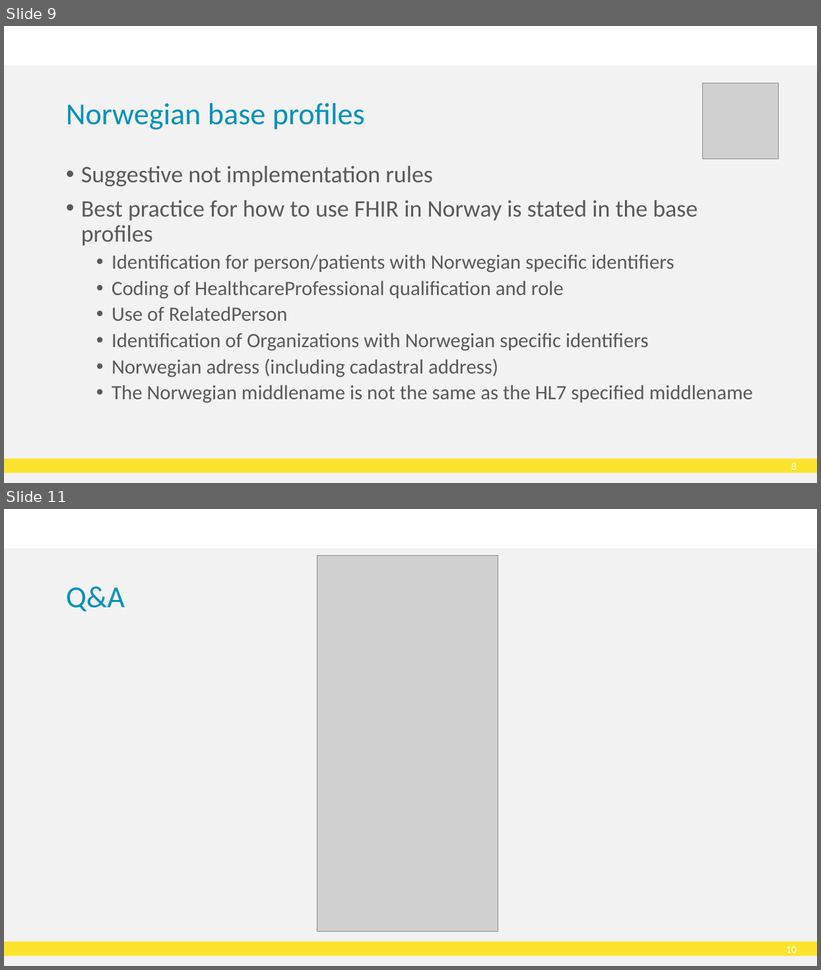
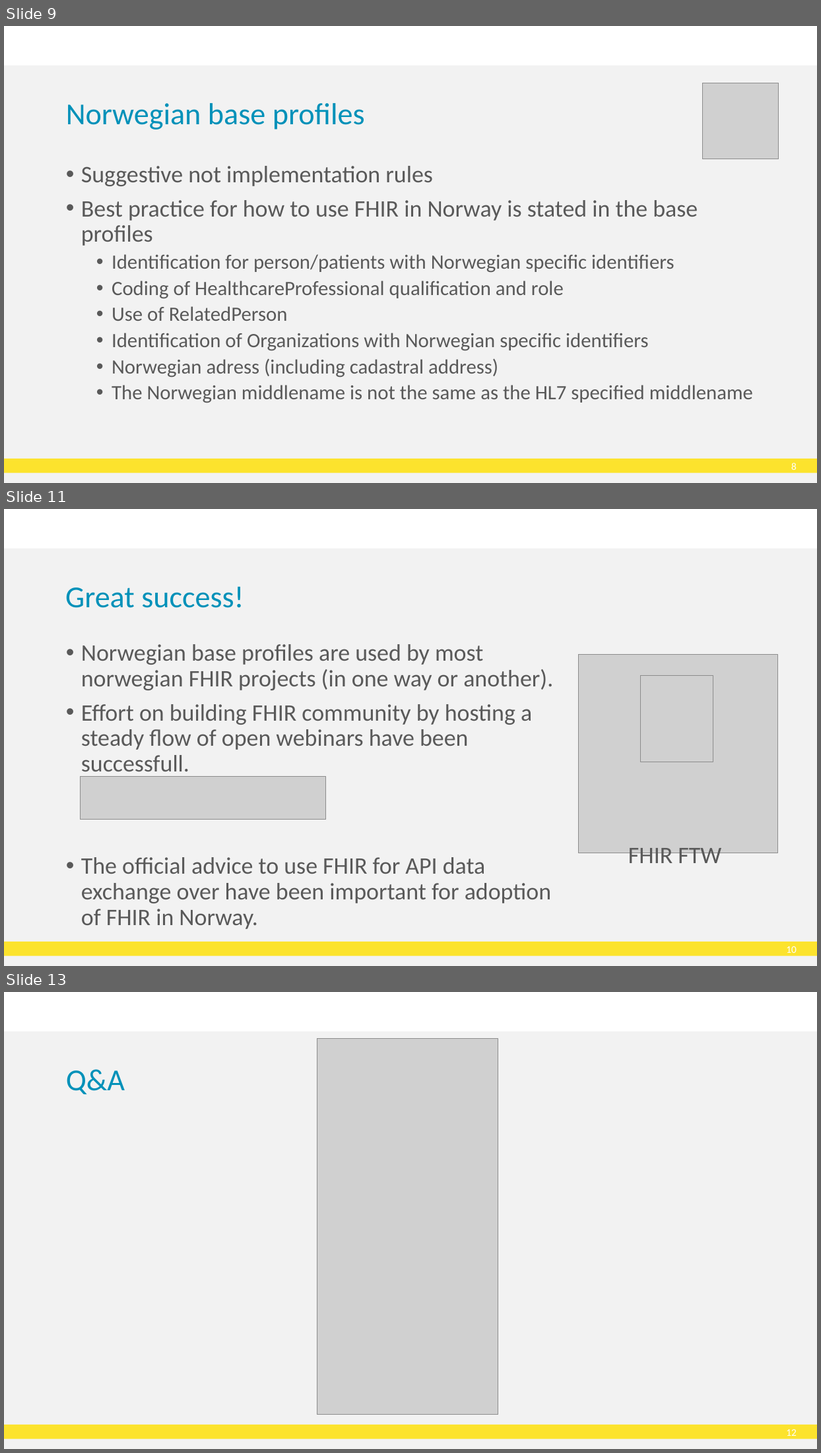
Before and after one commit to HL7Norway/best-practice, a slide deck: docs/presentasjoner/DD23_CT_230508_Thomas_Tveit_Rosenlund_FHIR-in-Norway.pptx. Shown one above the other, each under a label of ours: slides 9 and 11 before the commit, slides 9, 11 and 13 after it; the slides between them are not shown. The pictures are 821x970 and 821x1453 pixels, drawn with LibreOffice and Linux fonts; fonts in the diff are those of the drawing; grey boxes stand for pictures; background and template pictures are left out. Boxes give left, top, right and bottom in pixels: in the first picture for what was removed or moved away, otherwise in the second. Text is boxed around its words. In the diff, an @@ line names an element or a change of style, - is before the commit and + after.

```diff
--- a/docs/presentasjoner/DD23_CT_230508_Thomas_Tveit_Rosenlund_FHIR-in-Norway.pptx
+++ b/docs/presentasjoner/DD23_CT_230508_Thomas_Tveit_Rosenlund_FHIR-in-Norway.pptx
@@ slide 11 added at [4,509,817,966], background #FFFFFF; not listed: 3 template elements that a slide beside it also shows @@
@@ title added at [65,586,244,608], 36 pt, text #0091B9 @@
+Great success!
@@ text added at [81,644,553,929], 28 pt, text #595959 @@
+• Norwegian base profiles are used by most norwegian FHIR projects (in one way or another).
+• Effort on building FHIR community by hosting a steady flow of open webinars have been successfull.
+• The official advice to use FHIR for API data exchange over have been important for adoption of FHIR in Norway.
@@ picture added at [579,654,778,853] @@
@@ picture added at [641,675,714,762] @@
@@ picture added at [81,777,326,820] @@
@@ text added at [628,848,721,863], 28 pt, text #595959 @@
+FHIR FTW
@@ what was slide 11 is now slide 13 @@
@@ page number at [786,1430,797,1439]: text changed @@
-10
+12
```
Also in this commit, not shown: 2 slides changed, 1 other slide added.
